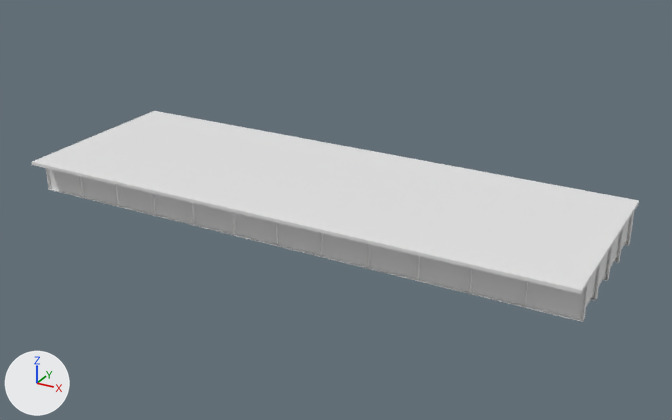
The OBJ model IFC/Steel/Darbhanga/Sup_Str/D_40_3L_OF_S/model.obj, before and after one commit.
Rendered twice from a camera (50 mm lens) standing at (49.6, -51.6, 25.2) and looking at (21.2, 0.0, -0.6). Lighting does not change. The marker at lower left points along +X, +Y and +Z. The picture after the commit comes second. Where no turn or scale is listed for an object, it has been applied to the vertices. Vertices at exactly the same position are counted once.

Objects in the first picture: 'model'.
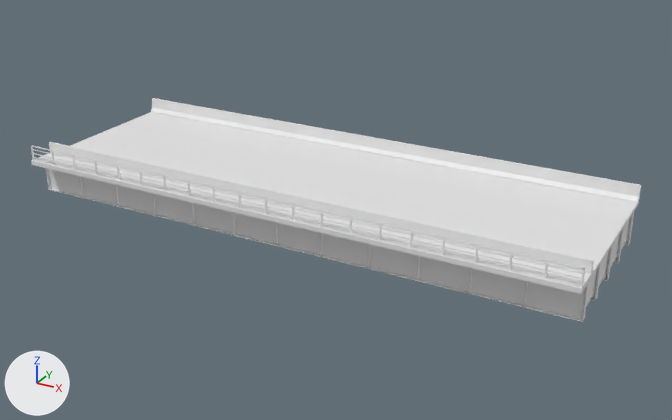
The edits, one by one:
me_model is used by ob_model.
me_model had 3104 vertices, 5540 faces and spanned x 0.0..40.0, y -6.9..6.9, z -1.2..1.4.
me_model now has 3342 vertices, 5898 faces and spans x 0.0..40.0, y -6.9..6.9, z -1.2..2.6.
me_model part 1: a new loose piece, a box spanning x 29.92..30.02, y -6.8..-6.7, z 1.5..2.6.
me_model part 2: a new loose piece, a box spanning x 33.915..34.015, y -6.8..-6.7, z 1.503..2.603.
me_model part 3: a new loose piece, a box spanning x 35.91..36.01, y -6.8..-6.7, z 1.503..2.603.
me_model part 4: a new loose piece, a box spanning x 37.9..38.01, y -6.8..-6.7, z 1.5..2.6.
me_model part 5: a new loose piece, a box spanning x 39.9..40.0, y -6.8..-6.7, z 1.503..2.603.
me_model part 6: a new loose piece, a box spanning x 0.0..40.0, y -6.79..-6.71, z 2.523..2.603.
me_model part 7: a new loose piece, a box spanning x 0.0..40.0, y -6.775..-6.725, z 1.678..1.728.
me_model part 8: a new loose piece, a box spanning x 0.0..40.0, y -6.775..-6.725, z 1.978..2.028.
me_model part 9: a new loose piece, a box spanning x 0.0..40.0, y -6.775..-6.725, z 2.278..2.328.
Part 10, on me_model:
19 vertices are added at x 0.0, y -6.9..6.9, z 1.4..2.5.
19 new vertices lie (40.0, 0.0, 0.0) away from vertices in x 0.0, y -6.9..6.9, z 1.4..2.5.
58 new faces join them.
Other edits to the shape of me_model do not show in these pictures.

What differs and where, as boxes (x1, y1, x2, y2) in the pictures (672 x 420 px):
'model', reshaped (6% taller): before (31, 111, 639, 322); after (31, 98, 641, 322)
part 1 of me_model, added: after (410, 230, 413, 248)
part 2 of me_model, added: after (475, 244, 478, 263)
part 3 of me_model, added: after (509, 252, 513, 271)
part 4 of me_model, added: after (544, 260, 548, 279)
part 5 of me_model, added: after (581, 268, 585, 287)
part 6 of me_model, added: after (31, 145, 585, 270)
part 7 of me_model, added: after (33, 157, 581, 284)
part 8 of me_model, added: after (33, 153, 582, 279)
part 9 of me_model, added: after (32, 149, 582, 274)
part 10 of me_model, added: after (31, 98, 641, 290)
